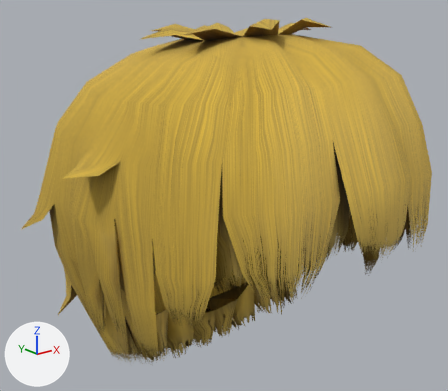
What one commit did to the glTF model data/chars/hair_boy/hair.gltf.
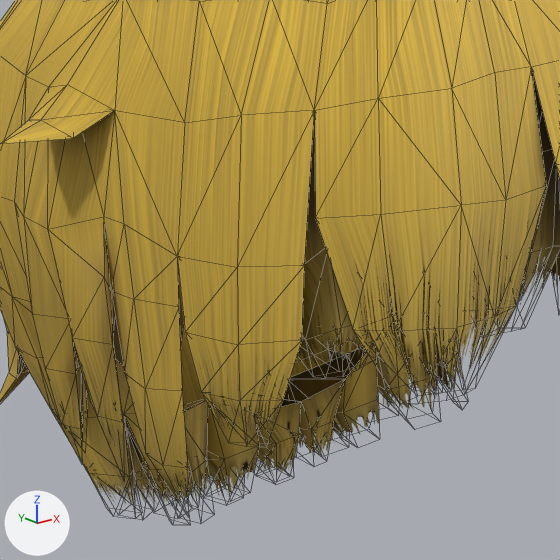
There are two pictures of each version: one whole from a 50 mm lens placed at (-14.24, -17.17, 11.89), pointed at (-0.05, 0.56, 4.79), one close up on the part from 14% to 78% of the width and 27% to 100% of the height. Every picture has the same lights, and +X, +Y and +Z are marked at lower left. The close-ups show mesh edges as thin lines. Vertices at the same position are counted once.

The first close-up shows 'hair.boy'.
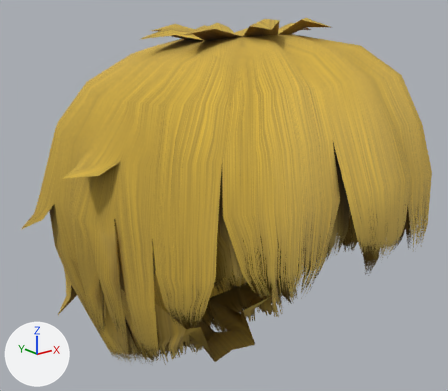
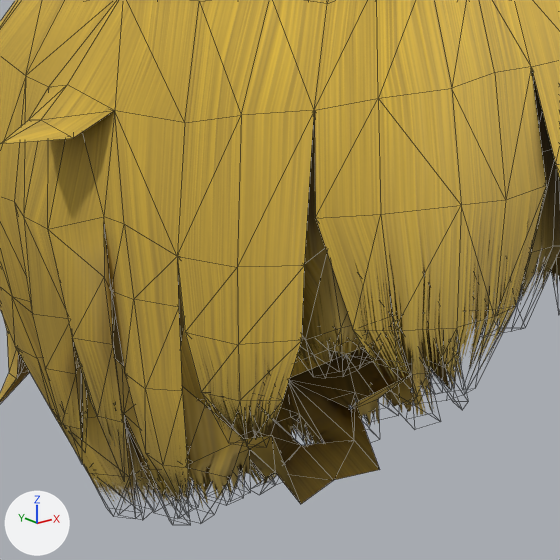
Commit message: update hair mesh

The edits, one by one:
me_hair_boy is used by ob_hair_boy; location (0.0, 0.0, 0.0).
me_hair_boy had 700 vertices, 1302 faces and spanned x -7.12..7.12, y -7.17..7.57, z -3.4..11.37.
me_hair_boy now has 707 vertices, 1312 faces and spans x -7.12..7.12, y -7.17..7.57, z -3.4..11.37.
Part 1, on me_hair_boy:
13 vertices are removed from x -3.36..3.36, y 0.46..1.38, z -0.99..0.66.
56 faces are deleted.
4 vertices in x -0.81..0.81, y 1.77..1.81, z -2.09..-2.07 move by (0.0, 0.23, -0.48).
12 vertices move from x -4.08..4.08, y 0.91..1.19, z -2.03..2.03 to x -4.18..4.18, y 1.25..1.74, z -2.51..2.73.
20 vertices are added at x -3.25..3.25, y -0.14..1.2, z -1.76..1.27.
66 new faces join them.

Boxes (x1, y1, x2, y2) around the edits, measured in the close-ups (560 x 560 px; the box of a moved part takes in the faces that stretch with it):
part 1 of me_hair_boy, moved or reshaped: before (116, 301, 447, 507); after (116, 301, 447, 510)
